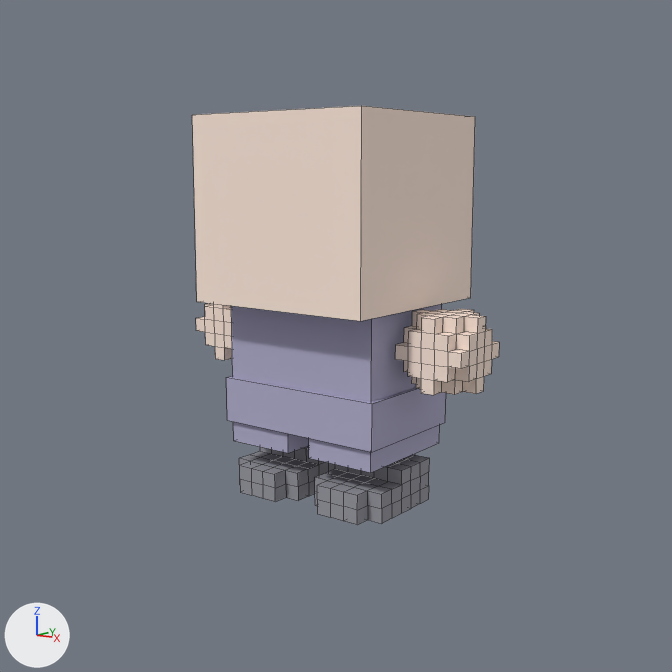
The Blender file models/chibi-base.blend, before and after one commit.
One viewpoint serves both versions: the file's camera 'Camera'. The axes (+X, +Y, +Z) are drawn at lower left. The lights are the same throughout. The picture after the commit comes second. Mesh edges are drawn as thin lines.

The first picture shows 'ChibiBase'.
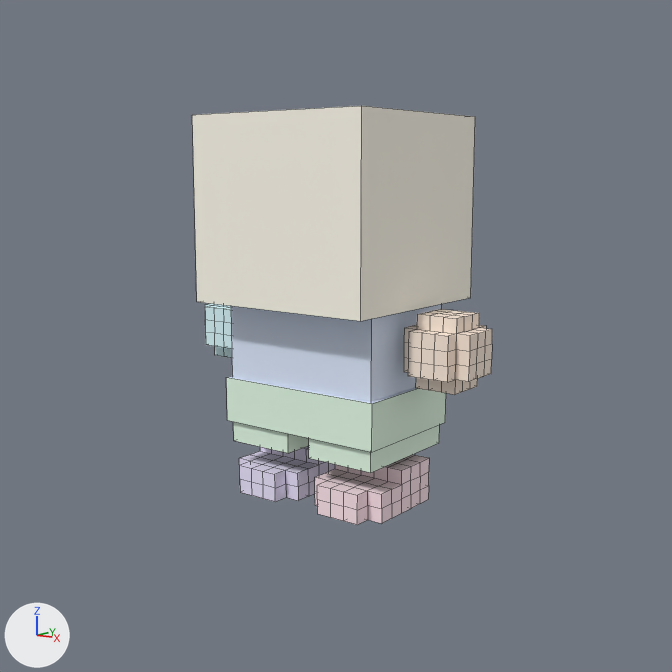
Changed parts and their boxes (x1, y1, x2, y2) in the pictures (672 x 672 px):
'ChibiBase', reshaped: before (192, 106, 499, 525); after (192, 106, 492, 525)
part 1 of me_chibibase, cut back: before (395, 309, 499, 395); after (404, 315, 485, 392)
part 2 of me_chibibase, cut back (mostly hidden afterwards): before (196, 304, 232, 360); after (215, 305, 232, 358)
part 3 of me_chibibase, recoloured (pale pink to white): (192, 106, 475, 321) in both
part 4 of me_chibibase, edited (looks the same): (404, 309, 492, 395) in both
part 5 of me_chibibase, recoloured (pale pink to pale blue): before (205, 303, 232, 349); after (205, 303, 232, 357)
part 6 of me_chibibase, recoloured (light grey to pale blue): (228, 304, 442, 404) in both
part 7 of me_chibibase, recoloured (light grey to white): (226, 377, 446, 473) in both
part 8 of me_chibibase, recoloured (grey to pale pink): (315, 455, 429, 525) in both
part 9 of me_chibibase, recoloured (grey to pale blue): (239, 446, 335, 502) in both

The change, as a diff of the scene's bpy script:
```diff
--- a/models/chibi-base.blend.py
+++ b/models/chibi-base.blend.py
@@ mat_hand_r @@
+mat_hand_r = principled_material('hand.R')
+mat_hand_r.base_color = (0.72, 0.95, 0.99)  # pale blue #ddf9fe
+mat_hand_r.roughness = 0.85
@@ mat_foot_r @@
+mat_foot_r = principled_material('foot.R')
+mat_foot_r.base_color = (0.84, 0.78, 0.99)  # pale blue #ece5fe
+mat_foot_r.roughness = 0.85
@@ mat_foot_l @@
+mat_foot_l = principled_material('foot.L')
+mat_foot_l.base_color = (0.99, 0.78, 0.84)  # pale pink #fee5ec
+mat_foot_l.roughness = 0.85
@@ mat_head @@
+mat_head = principled_material('head')
+mat_head.base_color = (0.99, 0.95, 0.84)  # white #fef9ec
+mat_head.roughness = 0.85
@@ mat_torso @@
+mat_torso = principled_material('torso')
+mat_torso.base_color = (0.74, 0.83, 0.99)  # pale blue #dfebfe
+mat_torso.roughness = 0.85
@@ mat_hand_l @@
+mat_hand_l = principled_material('hand.L')
+mat_hand_l.base_color = (0.99, 0.84, 0.72)  # pale yellow #feecdd
+mat_hand_l.roughness = 0.85
@@ mat_legs @@
+mat_legs = principled_material('legs')
+mat_legs.base_color = (0.78, 0.96, 0.8)  # white #e5fae7
+mat_legs.roughness = 0.85
@@ me_chibibase @@
-me_chibibase.from_pydata(...)  # 580 vertices, 562 faces; spans x -0.76..0.76, y -0.44..0.44, z 0.0..1.75
+me_chibibase.from_pydata(...)  # 532 vertices, 514 faces; spans x -0.76..0.76, y -0.44..0.44, z 0.0..1.75
+# me_chibibase part 1
+# 24 vertices are removed from x 0.44..0.76, y -0.16..0.16, z 0.59..0.91
+# 48 faces are deleted
+# 24 new faces join them, mat_hand_l (pale yellow #feecdd)
+# me_chibibase part 2
+# 24 vertices are removed from x -0.76..-0.44, y -0.16..0.16, z 0.59..0.91
+# 48 faces are deleted
+# 24 new faces join them, mat_hand_r (pale blue #ddf9fe)
+# me_chibibase part 3: 5 faces spanning x -0.46..0.46, y -0.44..0.44, z 0.92..1.75 switch from mat_skin (pale pink #fde7da) to mat_head (white #fef9ec)
+# me_chibibase part 4: 102 faces spanning x 0.44..0.76, y -0.16..0.16, z 0.59..0.91 switch from mat_skin (pale pink #fde7da) to mat_hand_l (pale yellow #feecdd)
+# me_chibibase part 5: 102 faces spanning x -0.76..-0.44, y -0.16..0.16, z 0.59..0.91 switch from mat_skin (pale pink #fde7da) to mat_hand_r (pale blue #ddf9fe)
+# me_chibibase part 6: 8 faces spanning x -0.46..0.46, y -0.44..0.44, z 0.52..1.02 switch from mat_cloth (light grey #adaac8) to mat_torso (pale blue #dfebfe)
+# me_chibibase part 7: 17 faces spanning x -0.42..0.42, y -0.3..0.3, z 0.24..0.55 switch from mat_cloth (light grey #adaac8) to mat_legs (white #e5fae7)
+# me_chibibase part 8: 116 faces spanning x 0.05..0.42, y -0.3..0.16, z 0.0..0.2 switch from mat_shoe (grey #95959e) to mat_foot_l (pale pink #fee5ec)
+# me_chibibase part 9: 116 faces spanning x -0.42..-0.05, y -0.3..0.16, z 0.0..0.2 switch from mat_shoe (grey #95959e) to mat_foot_r (pale blue #ece5fe)
```
